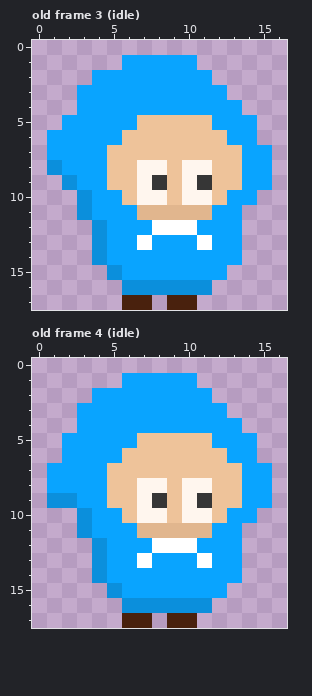
One commit to this pixel-art file: images/player.aseprite. Above: the version before the commit.
17x18 pixels, 19 frames. Shown: old frame 3 (idle), old frame 4 (idle). The commit also changed other frames, which this record leaves out.
And afterwards:
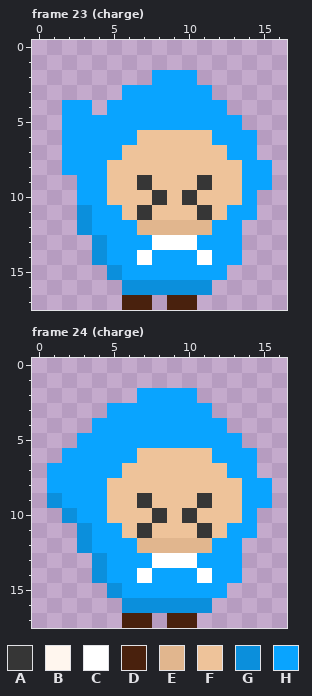
Palette (. is transparent): A #363636  B #fff6ee  C #ffffff  D #49210d  E #e1b68e  F #eec39a  G #0b8fdc  H #09a4ff
A new or re-ordered frame is compared with the old frame closest to it.
Diff:
frames 19 -> 25
Frame 23 (charge) is new; against old frame 3 (idle), layer "Layer 1":
The edit turns colour B into colour A in row 9 at x 7; in row 10 at x 8 and 10.
The edit turns colour E into colour A in row 11 at x 7 and 11.
The edit turns colour H into colour C in row 13 at x 8 to 10; in row 14 at x 7 and 11.
The edit turns colour C into colour E in row 12 at x 8 to 10.
The edit turns colour H into colour E in row 12 at x 7 and 11.
The edit turns colour A into colour F in row 9 at x 8.
The edit turns colour B into colour F in row 8 at x 7 to 8 and 10 to 11; in row 9 at x 10; in row 10 at x 7 and 11.
The edit turns colour E into colour F in row 11 at x 8 to 10.
The edit turns colour H into colour F in row 10 at x 5 and 13; in row 11 at x 6 and 12.
There is now colour G in row 12 at x 3.
There is now colour H in row 4 at x 2; in row 11 at x 14.
The edit turns colour C into colour H in row 13 at x 7 and 11.
The edit turns colour F into colour H in row 5 at x 7 to 11; in row 6 at x 6 and 12; in row 7 at x 5 and 13.
The edit turns colour G into colour H in row 10 at x 3; in row 12 at x 4.
The edit erases colour G in row 8 at x 1; in row 9 at x 2.
The edit erases colour H in row 1 at x 6 to 10; in row 2 at x 4 to 7 and 11; in row 3 at x 3 to 5 and 12; in row 4 at x 4 and 13; in row 5 at x 14; in row 6 at x 1.
The edit erases colour H in row 7 at x 1 and 15.
Frame 24 (charge) is new; against old frame 4 (idle), layer "Layer 1":
The edit turns colour B into colour A in row 9 at x 7; in row 10 at x 8 and 10.
The edit turns colour E into colour A in row 11 at x 7 and 11.
The edit turns colour H into colour C in row 13 at x 8 to 10; in row 14 at x 7 and 11.
The edit turns colour C into colour E in row 12 at x 8 to 10.
The edit turns colour H into colour E in row 12 at x 7 and 11.
The edit turns colour A into colour F in row 9 at x 8.
The edit turns colour B into colour F in row 8 at x 7 to 8 and 10 to 11; in row 9 at x 10; in row 10 at x 7 and 11.
The edit turns colour E into colour F in row 11 at x 8 to 10.
The edit turns colour H into colour F in row 10 at x 5 and 13; in row 11 at x 6 and 12.
There is now colour G in row 10 at x 2; in row 12 at x 3.
There is now colour H in row 11 at x 14.
The edit turns colour C into colour H in row 13 at x 7 and 11.
The edit turns colour F into colour H in row 5 at x 7 to 11; in row 6 at x 6 and 12; in row 7 at x 5 and 13.
The edit turns colour G into colour H in row 9 at x 2; in row 10 at x 3; in row 12 at x 4.
The edit erases colour H in row 1 at x 6 to 10; in row 2 at x 4 to 6 and 11; in row 3 at x 3 to 4 and 12; in row 4 at x 3 and 13; in row 5 at x 2 and 14; in row 7 at x 15.
Changed places in both pictures, as pixel boxes (x1, y1, x2, y2):
changed: (47, 55, 272, 265)
changed: (62, 373, 272, 583)
